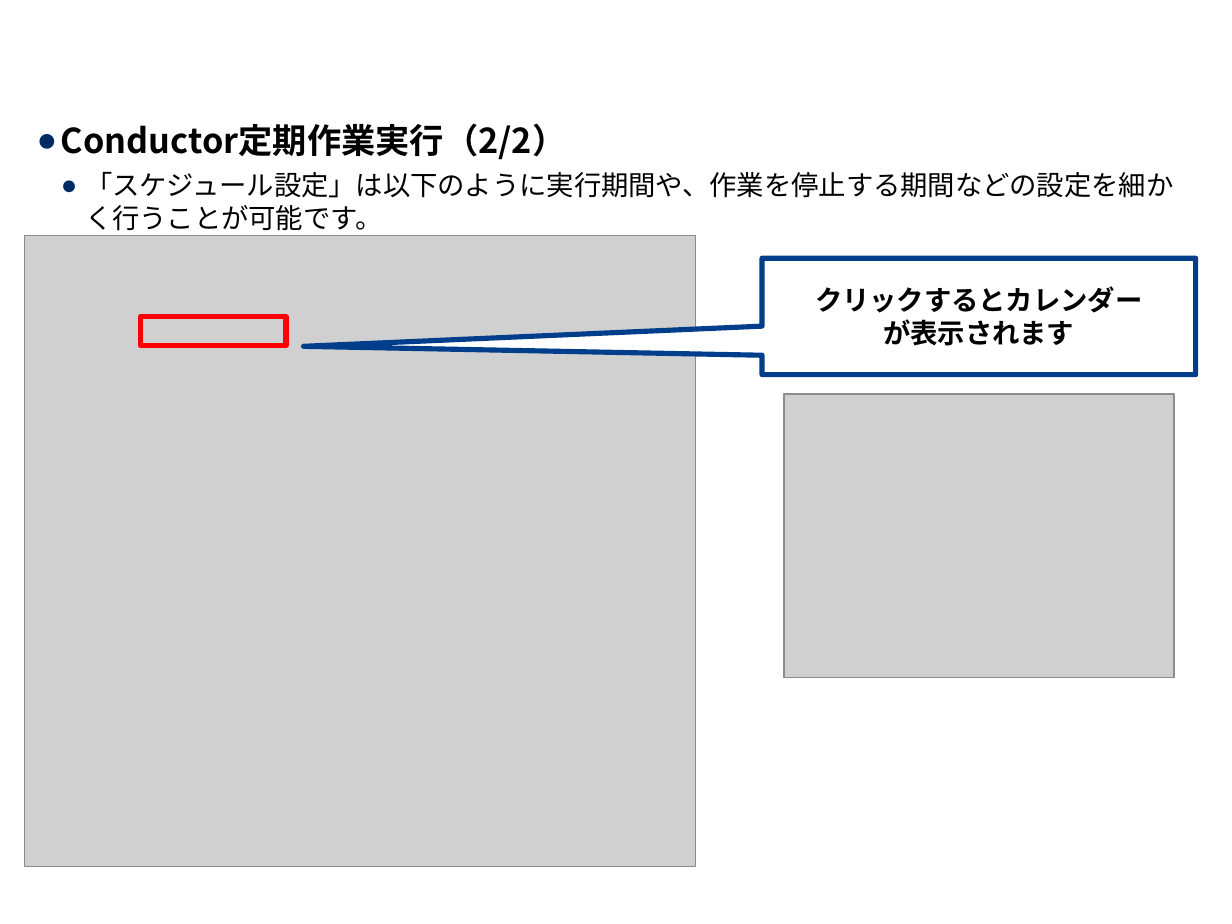
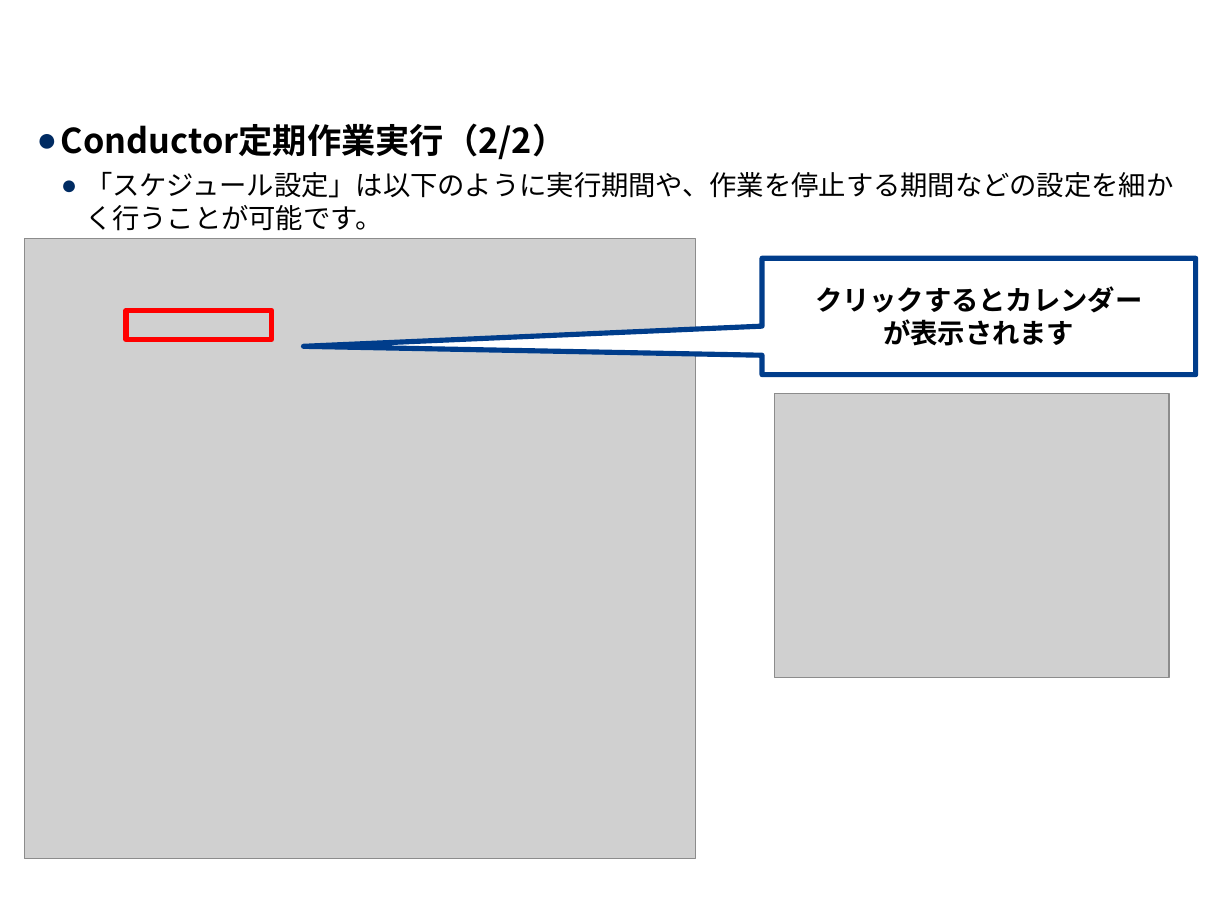
Before and after one commit to exastro-suite/it-automation-docs, a slide deck: slide 18 of asset/Learn_ja/ITA-Conductor_ja.pptx (slide 17 before the commit). Drawn at 1232x924 pixels with LibreOffice and Linux fonts; fonts in the diff are those of the drawing; grey boxes stand for pictures; background and template pictures are left out. Boxes give left, top, right and bottom in pixels: in the first picture for what was removed or moved away, otherwise in the second. Text is boxed around its words. In the diff, an @@ line names an element or a change of style, - is before the commit and + after.

```diff
--- a/asset/Learn_ja/ITA-Conductor_ja.pptx
+++ b/asset/Learn_ja/ITA-Conductor_ja.pptx
@@ picture: place and size @@
-picture at (25, 235, 696, 866)
+picture at (25, 239, 696, 859)
@@ rectangle: place and size @@
-rectangle at (140, 317, 286, 346)
+rectangle at (126, 310, 271, 340)
@@ picture: place and size @@
-picture at (784, 394, 1174, 678)
+picture at (775, 394, 1169, 678)
```
Also in this commit, not shown: 11 other slides changed, 1 slide added.
